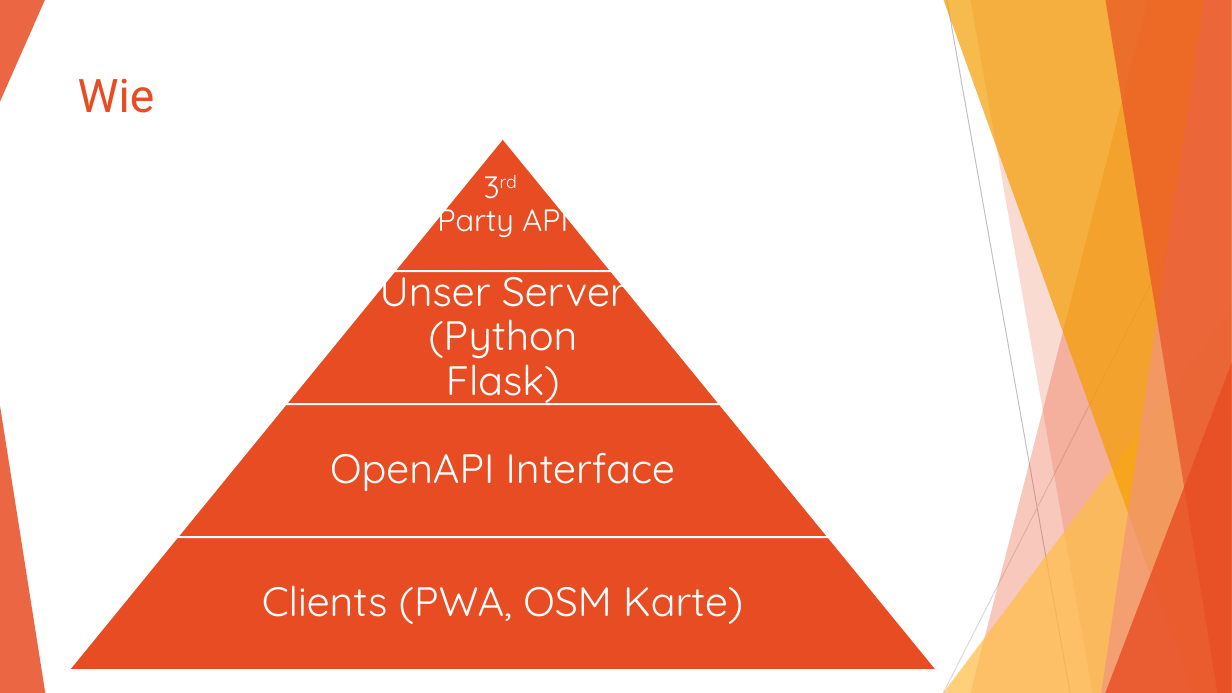
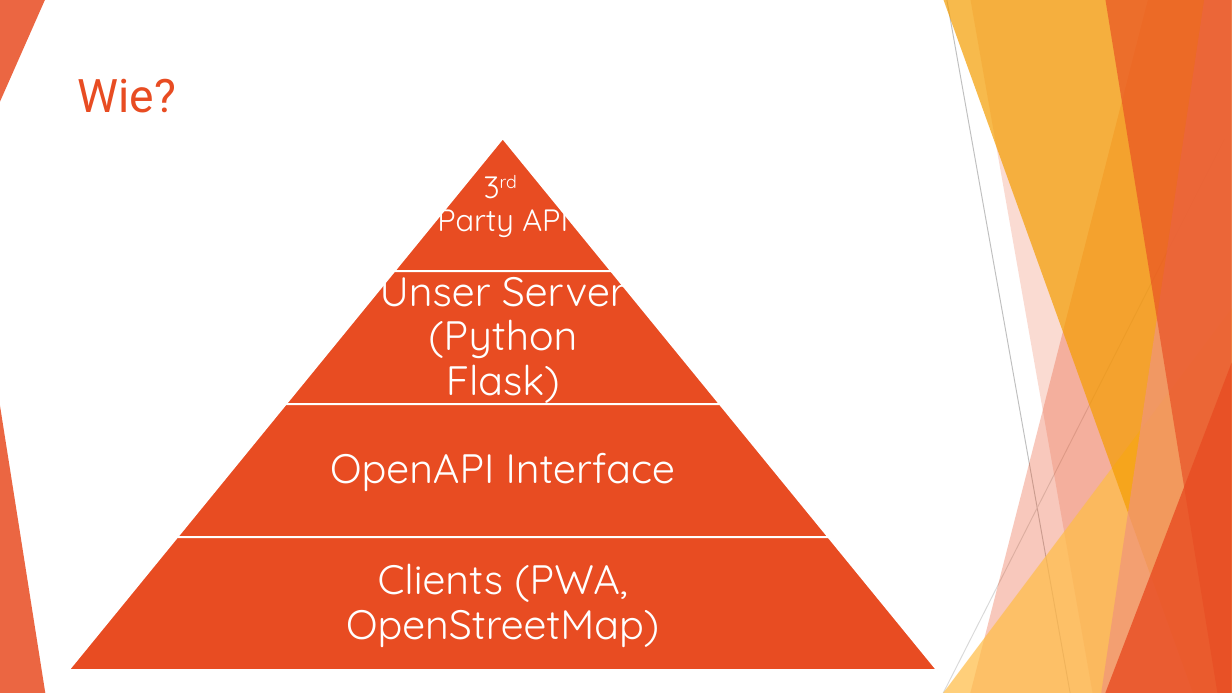
Before and after one commit to Jugendhackt/VUBA, a slide deck: slide 4 of VUBA.pptx. Drawn at 1232x693 pixels with LibreOffice and Linux fonts; fonts in the diff are those of the drawing. Boxes give left, top, right and bottom in pixels: in the first picture for what was removed or moved away, otherwise in the second. Text is boxed around its words. In the diff, an @@ line names an element or a change of style, - is before the commit and + after.

```diff
--- a/VUBA.pptx
+++ b/VUBA.pptx
@@ title at (x1=78, y1=78, x2=176, y2=113): text changed @@
-Wie
+Wie?
@@ text at (x1=346, y1=563, x2=659, y2=647): text changed @@
-Clients (PWA, OSM Karte)
+Clients (PWA, OpenStreetMap)
```
Also in this commit, not shown: 4 other slides changed, 3 slides added.
